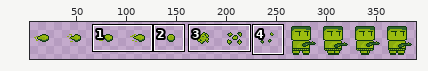
Two versions of one sprite sheet, core/assets/img/actors.png. The first picture is a wide view before the edit; the outline marks the close-up.
Close-up. First the earlier version:
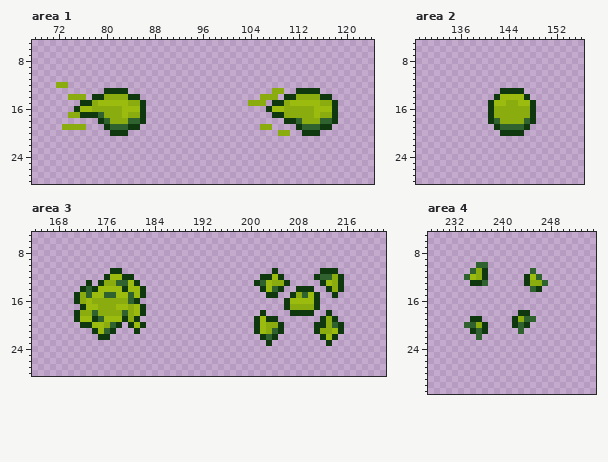
The file is 512x64 pixels. Shown: area 1: x 68..124, y 5..28; area 2: x 129..156, y 5..28; area 3: x 164..222, y 5..28; area 4: x 228..255, y 5..31. The wide view leaves out empty margins. The commit also changed other parts of the picture, which this record leaves out.
New version:
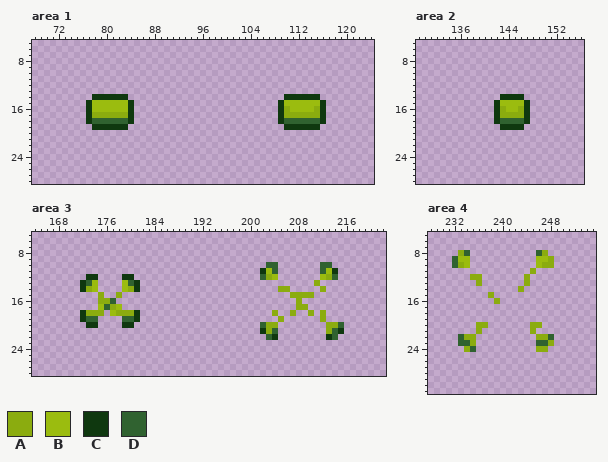
Palette (. is transparent): A #8bac0f  B #9bbc0f  C #0f380f  D #306230
From old to new:
Area 1:
y 12: x 72..73 AA -> ..
y 13: x 80..83 CCCC -> ....; x 108..109 AA -> ..; x 112..115 CCCC -> ....
y 14: x 74..76 AAA -> ...; x 80..85 AAAACC -> CCCC..; x 106..108 AAA -> ...; x 112..117 AAAACC -> CCCC..
y 15: x 76 C -> .; x 78 A -> B; x 84..86 AAC -> C..; x 104..106 AAA -> ...; x 108 C -> .; x 110 A -> B; x 116..118 AAC -> C..
y 16: x 75..82 CBBAAAAA -> ..CBBBBB; x 84..86 BBC -> C..; x 107..109 CBB -> ..C; x 111..118 AAAABBBC -> BBBBAC..
y 17: x 74..76 AAC -> ...; x 78..79 CD -> AA; x 83..86 BAAC -> AC..; x 108 C -> .; x 115..118 BAAC -> AC..
y 18: x 77..79 ..C -> CDD; x 81..86 AAADDC -> DDDC..; x 109..111 .CC -> CDD; x 113..118 AAADDC -> DDDC..
y 19: x 73..76 AAAA -> ....; x 78..79 .. -> CC; x 81..85 DDDCC -> CCC..; x 106..107 AA -> ..; x 110..111 .. -> CC; x 113..117 DDDCC -> CCC..
y 20: x 81..83 CCC -> ...; x 109..110 AA -> ..; x 113..115 CCC -> ...
Area 2:
y 13: x 143..146 CCCC -> ....
y 14: x 142..147 CBBBBC -> .CCCC.
y 15: x 141..142 CB -> .C; x 144..145 AA -> BB; x 147..148 BC -> C.
y 16: x 141..142 CA -> .C; x 144..145 AA -> BB; x 147..148 AC -> C.
y 17: x 141..142 CA -> .C; x 147..148 AC -> C.
y 18: x 141..148 CDAAAADC -> .CDDDDC.
y 19: x 142..147 CDDDDC -> .CCCC.
y 20: x 143..146 CCCC -> ....
Area 3:
y 10: x 203..204 .. -> DD; x 212..213 .. -> DD
y 11: x 177..178 CC -> ..; x 202..204 ..C -> CBD; x 212..213 CC -> DB
y 12: x 173..174 .. -> CC; x 176..178 CBB -> ...; x 202..203 CC -> DA; x 205 C -> .; x 211..215 CDDAC -> .BAD.
y 13: x 172..180 .C.CAADDB -> CDB....BD; x 201..206 CDBAAC -> ......; x 211..215 .CBAC -> A....
y 14: x 173..182 DCBBBBCBBC -> AB....BAC.; x 202..206 CBDC. -> ...AA; x 208..210 CCC -> ...; x 212..215 .CAC -> A...
y 15: x 171..182 CADBBDDBBDBC -> ....A..A....; x 203..204 CC -> ..; x 207 C -> A; x 209..211 DBC -> AA.; x 214 C -> .
y 16: x 171..174 CABA -> ....; x 177..181 AAADC -> D....; x 206..211 CBBBBC -> ..A...
y 17: x 172..176 CBBAA -> ...BD; x 179..182 BABC -> ....; x 206..207 CA -> ..; x 210..211 AC -> ..
y 18: x 171..172 CA -> .C; x 174 D -> A; x 176..177 AA -> .B; x 179 D -> A; x 181..182 BC -> C.; x 202 C -> .; x 204 . -> A; x 207..210 CCCC -> A..A; x 212..213 .C -> A.
y 19: x 171..180 CBBCDBBBCA -> .CDD....DD; x 201..205 CBCC. -> ....A; x 212..214 CAC -> A..
y 20: x 172 C -> .; x 174..179 BBADC. -> C....C; x 181..182 BC -> ..; x 201..202 CB -> .D; x 205 C -> .; x 211..212 CC -> ..; x 214..215 DC -> AD
y 21: x 174..177 CBDC -> ....; x 181 C -> .; x 201..202 CB -> .C; x 205 C -> .; x 211..212 CA -> ..; x 214 B -> D
y 22: x 175..176 CC -> ..; x 202 C -> .; x 212..214 CBC -> .CD
y 23: x 203 C -> .; x 213 C -> .
Area 4:
y 8: x 233..234 .. -> AD; x 246..247 .. -> DA
y 9: x 232..234 ... -> DBB; x 246..248 ... -> BBA
y 10: x 232..234 ... -> DAB; x 236..237 DD -> ..; x 246..248 ... -> BAA
y 11: x 235..237 DAC -> ...; x 245 D -> A
y 12: x 234..235 DB -> .A; x 237 C -> .; x 244..246 CBD -> A..
y 13: x 235..237 CCD -> .A.; x 244..247 CAAD -> A...
y 14: x 243 . -> A; x 245..246 DC -> ..
y 15: x 238 . -> A
y 16: x 239 . -> A
y 18: x 243..244 CC -> ..
y 19: x 235..236 CC -> ..; x 242..245 CADD -> ....
y 20: x 234..235 DD -> ..; x 237 C -> A; x 242..246 CDC.. -> ...AA
y 21: x 235..237 CDC -> .A.; x 243 D -> .; x 245 . -> A
y 22: x 233..236 ...D -> DAA.; x 246..248 ... -> AAD
y 23: x 233..235 ... -> DDA; x 246..248 ... -> DDA
y 24: x 234..235 .. -> AD; x 246..247 .. -> AA
Boxes around the changes in both close-ups, in picture pixels (x1, y1, x2, y2):
changed: (56, 82, 146, 136)
changed: (248, 88, 338, 136)
changed: (488, 88, 536, 136)
changed: (254, 262, 344, 346)
changed: (74, 268, 146, 340)
changed: (452, 250, 554, 352)
